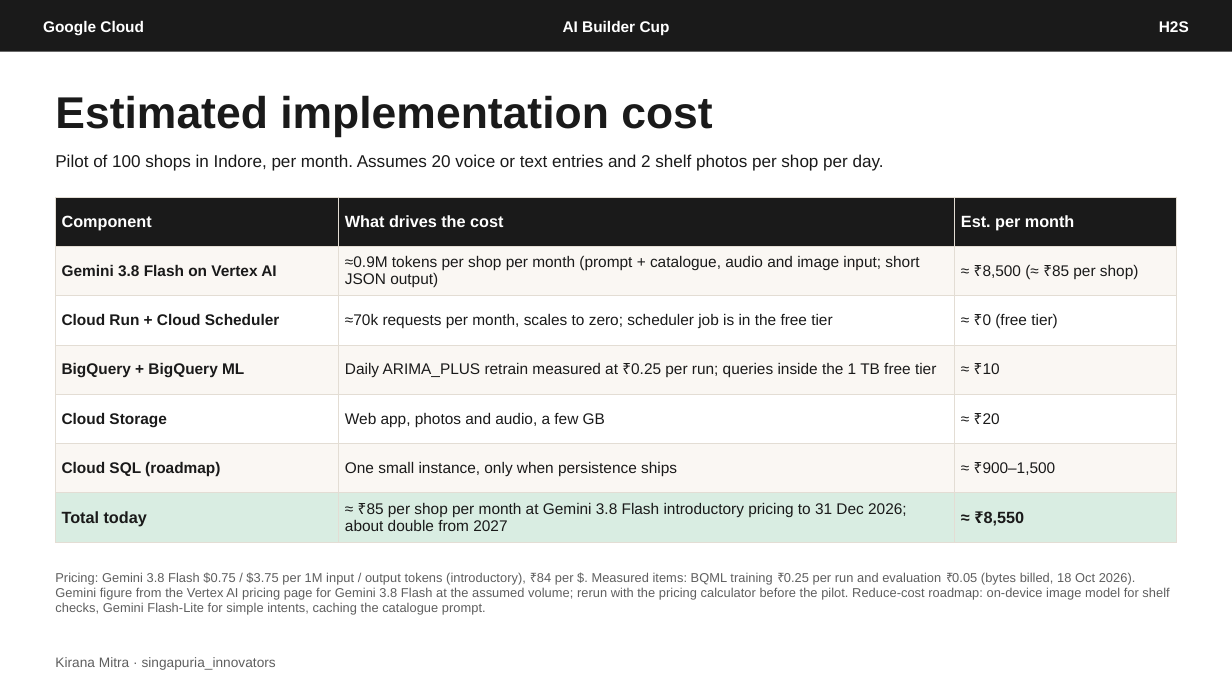
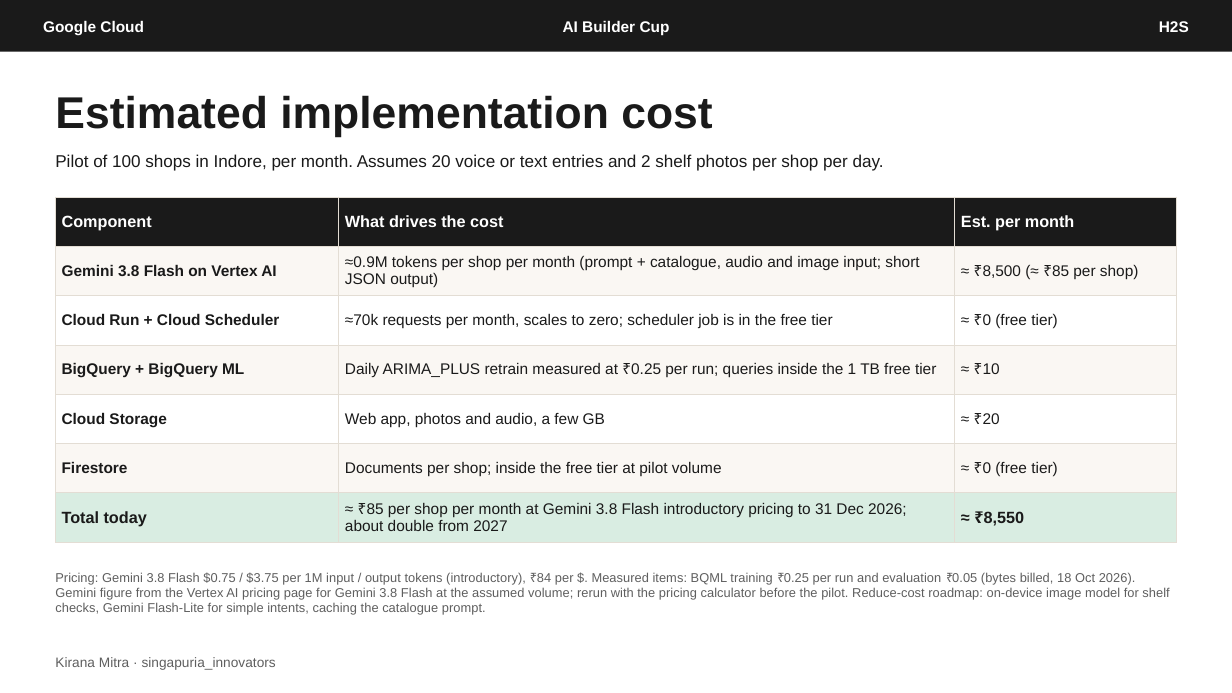
Before and after one commit to CuriousCoder2024/kirana-mitra, a slide deck: slide 9 of docs/submission/Kirana-Mitra-AI-Builder-Cup-Submission.pptx. Drawn at 1232x693 pixels with LibreOffice and Linux fonts; fonts in the diff are those of the drawing. Boxes give left, top, right and bottom in pixels: in the first picture for what was removed or moved away, otherwise in the second. Text is boxed around its words. In the diff, an @@ line names an element or a change of style, - is before the commit and + after.

```diff
--- a/docs/submission/Kirana-Mitra-AI-Builder-Cup-Submission.pptx
+++ b/docs/submission/Kirana-Mitra-AI-Builder-Cup-Submission.pptx
@@ table at bbox=[55, 197, 1177, 535] @@
-row 6: Cloud SQL (roadmap) | One small instance, only when persistence ships | ≈ ₹900–1,500
+row 6: Firestore | Documents per shop; inside the free tier at pilot volume | ≈ ₹0 (free tier)
```
Also in this commit, not shown: 3 other slides changed, 2 other files.
